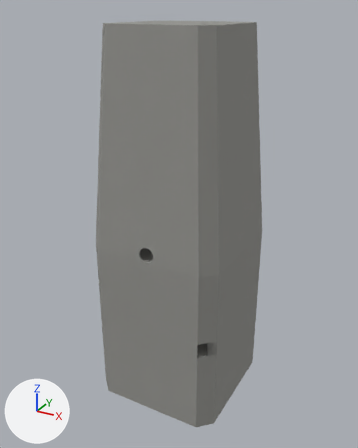
The Blender file assets/models/intro-tower.blend, before and after one commit.
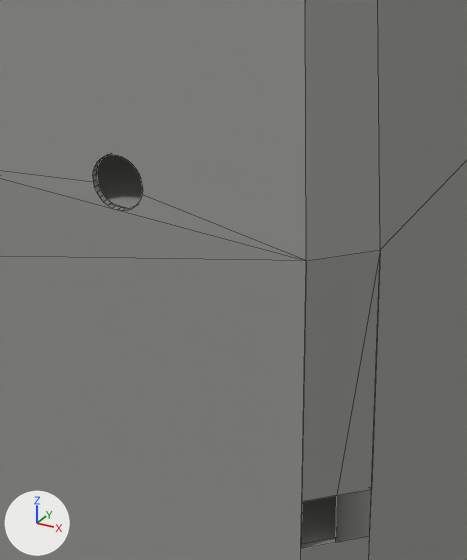
Each version is shown whole from a 50 mm camera at (58.7, -108.0, 57.5) aimed at (-0.5, -0.3, 3.6), then close up on the part from 32% to 68% of the width and 46% to 81% of the height. The lights are fixed; the arrows at lower left show +X, +Y and +Z. The older version's two pictures come first. The close-ups show mesh edges as thin lines.

In view in the first close-up: 'Corner landing Lower flight 2', 'Entrance floor', 'Tower shell'.
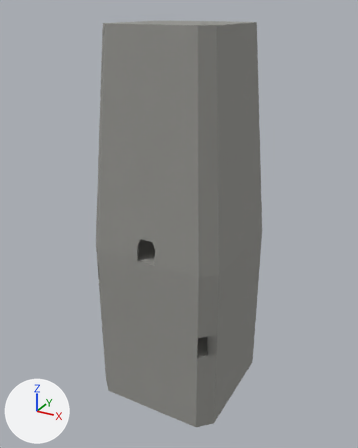
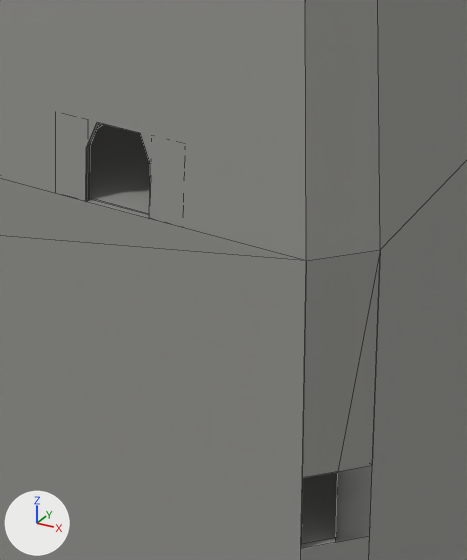
ob_tower_entrance_opening is not drawn itself; it is used by a modifier of ob_tower_shell.

What differs and where, as boxes (x1, y1, x2, y2) in the close-ups (467 x 560 px; the box of a moved part takes in the faces that stretch with it):
'Tower shell', reshaped, mesh rescaled, modifiers changed: (0, 0, 467, 560) in both
part 1 of me_cylinder, cut back: before (93, 158, 134, 211); after (86, 122, 149, 218)
part 2 of me_level__2_beveled_face_cutout_mesh, moved or reshaped: before (301, 490, 371, 544); after (301, 466, 372, 544)

Edits to the bpy script that builds the scene:
```text
Change me_cylinder:
    used by ob_tower_entrance_opening; location = (0.0, -16.36, 1.889); rotation_euler = (1.497, 0.0, 0.0), in degrees (86, 0, 0)
    remove me_cylinder.from_pydata(...)  # 64 vertices, 34 faces; spans x -2.0..2.0, y -2.0..2.0, z -2.0..2.0
    add me_cylinder.from_pydata(...)  # 12 vertices, 14 faces; spans x -2.55..2.55, y -2.0..2.0, z -3.02..3.02
    me_cylinder part 1: the whole mesh is rebuilt
Change me_level__2_beveled_face_cutout_mesh:
    used by ob_level__2_corridor_cutout; location = (0.0, 0.0, 0.0)
    remove me_level__2_beveled_face_cutout_mesh.from_pydata(...)  # 8 vertices, 6 faces; spans x 14.19..18.0, y -18.0..-14.19, z -23.0..-19.0
    add me_level__2_beveled_face_cutout_mesh.from_pydata(...)  # 8 vertices, 6 faces; spans x 14.19..18.0, y -18.0..-14.19, z -23.0..-17.0
    me_level__2_beveled_face_cutout_mesh part 2: the whole mesh is scaled about its middle by (1, 1, 1.5), then moved by (0.0, 0.0, 1.0)
Add me_tower_door_pocket_mesh:
    me_tower_door_pocket_mesh.from_pydata(...)  # a box spanning x -0.5..0.5, y -0.5..0.5, z -0.5..0.5
Change ob_tower_shell:
    remove _m = ob_tower_shell.modifiers.new('Tower entrance opening', 'BOOLEAN')
    remove _m.object = ob_tower_entrance_opening
    add _m = ob_tower_shell.modifiers.new('Tower entrance opening', 'BOOLEAN')
    add _m.object = ob_tower_entrance_opening
    add _m = ob_tower_shell.modifiers.new('Tower door pocket left', 'BOOLEAN')
    add _m.object = ob_tower_door_pocket_left
    add _m = ob_tower_shell.modifiers.new('Tower door pocket right', 'BOOLEAN')
    add _m.object = ob_tower_door_pocket_right
Change ob_tower_entrance_opening:
    ob_tower_entrance_opening.location: (0.0, -16.36, 1.889) -> (0.0, -16.28, 2.889)
    ob_tower_entrance_opening.rotation_euler: (1.497, 0.0, 0.0) -> (-0.0739, 0.0, 0.0)  # degrees (86, 0, 0) -> degrees (-4.2, 0, 0)
Add ob_tower_door_pocket_left:
    ob_tower_door_pocket_left = bpy.data.objects.new('Tower door pocket left', me_tower_door_pocket_mesh)
    ob_tower_door_pocket_left.location = (-3.818, -17.53, 2.982)
    ob_tower_door_pocket_left.rotation_euler = (-0.0739, 0.0, 0.0)  # degrees (-4.2, 0, 0)
    ob_tower_door_pocket_left.scale = (2.61, 0.24, 6.04)
    ob_tower_door_pocket_left.hide_render = True
Add ob_tower_door_pocket_right:
    ob_tower_door_pocket_right = bpy.data.objects.new('Tower door pocket right', me_tower_door_pocket_mesh)
    ob_tower_door_pocket_right.location = (3.818, -17.53, 2.982)
    ob_tower_door_pocket_right.rotation_euler = (-0.0739, 0.0, 0.0)  # degrees (-4.2, 0, 0)
    ob_tower_door_pocket_right.scale = (2.61, 0.24, 6.04)
    ob_tower_door_pocket_right.hide_render = True
```
